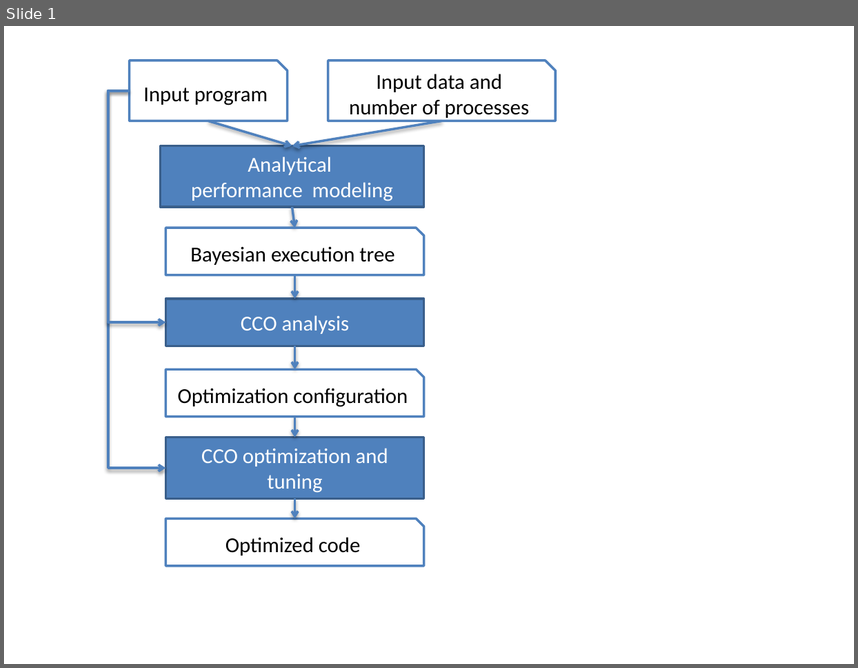
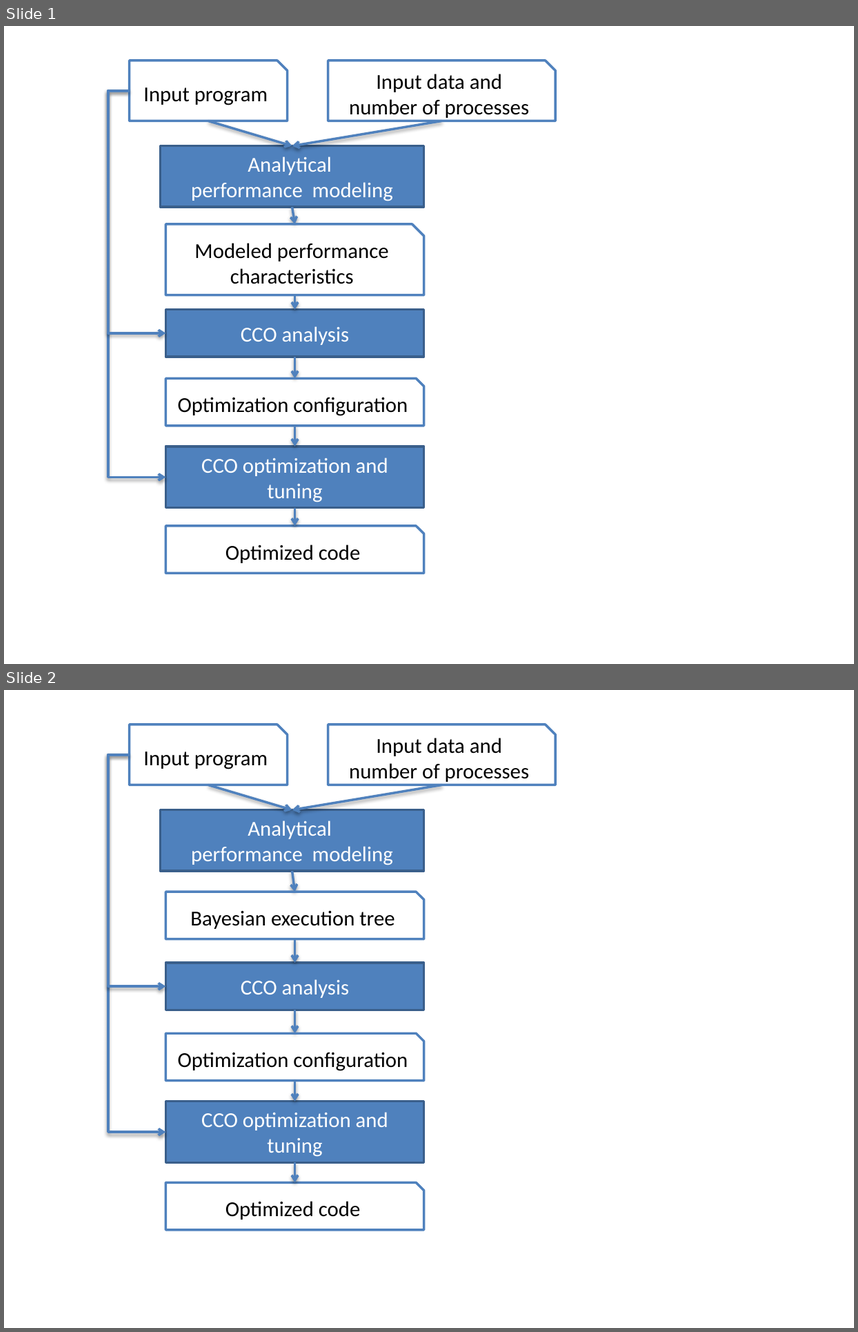
Before and after one commit to jichi-uccs/cco-paper, a slide deck: fig/framework.pptx. Shown one above the other, each under a label of ours: slide 1 before the commit, slides 1 and 2 after it. The pictures are 858x668 and 858x1332 pixels, drawn with LibreOffice and Linux fonts; fonts in the diff are those of the drawing. Boxes give left, top, right and bottom in pixels: in the first picture for what was removed or moved away, otherwise in the second. Text is boxed around its words. In the diff, an @@ line names an element or a change of style, - is before the commit and + after.

```diff
--- a/fig/framework.pptx
+++ b/fig/framework.pptx
@@ slide 1 added at bbox=[4, 26, 854, 664], background #FFFFFF @@
@@ group added at bbox=[107, 61, 556, 573]: 7 arrows, 5 snip rects, 3 rectangles, 2 elbow arrows @@
+Analytical
+performance modeling
+CCO analysis
+CCO optimization and tuning
+Input program
+Input data and
+number of processes
+Optimized code
+Optimization configuration
+Modeled performance characteristics
@@ what was slide 1 is now slide 2 @@
```
Also in this commit, not shown: 6 other files.
